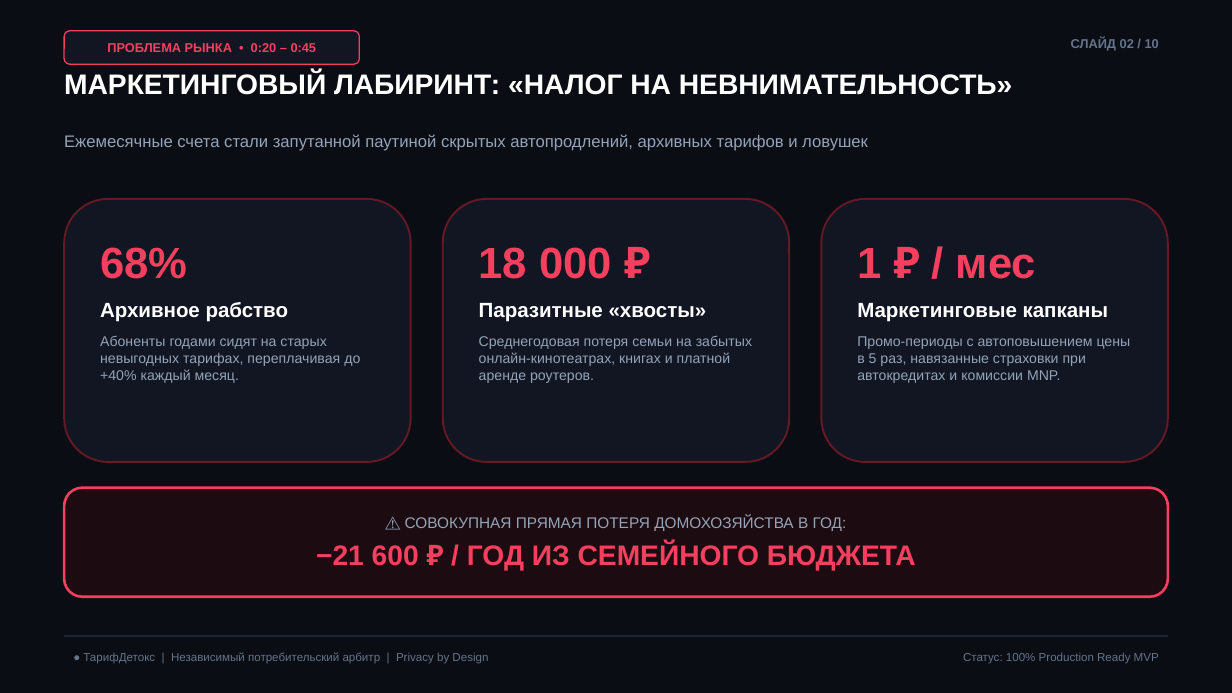
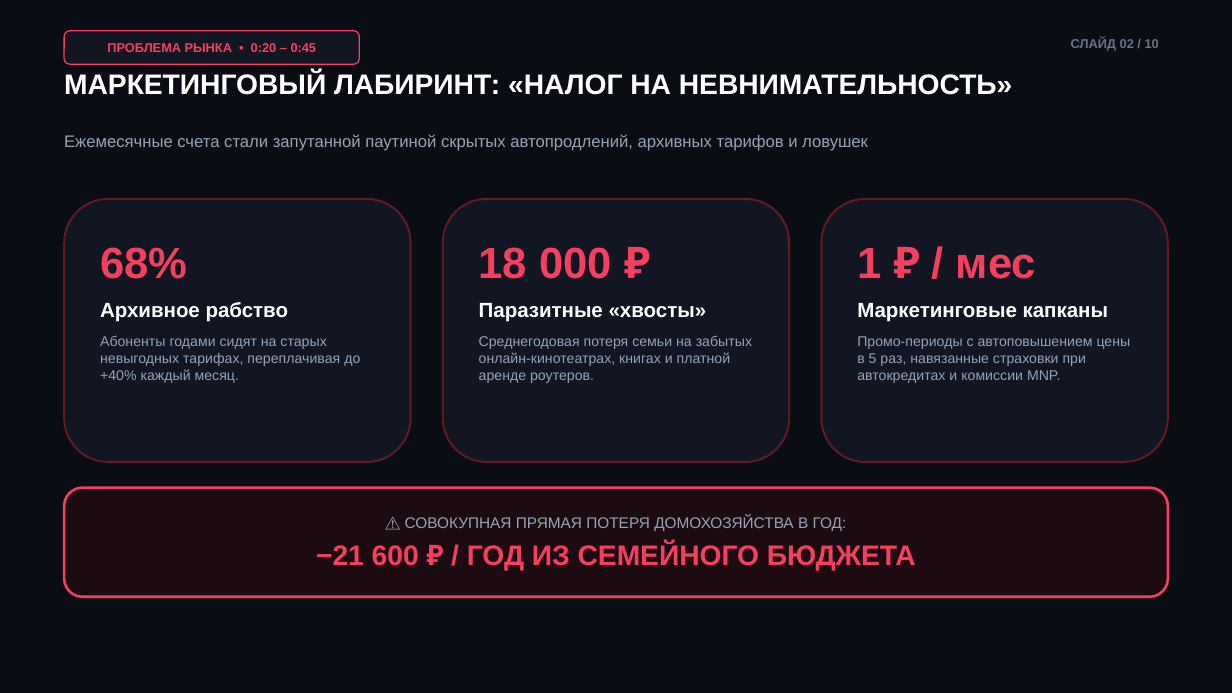
Before and after one commit to artboi5436-svg/nepereplachivay, a slide deck: slide 2 of competition_pitch.pptx. Drawn at 1232x693 pixels with LibreOffice and Linux fonts; fonts in the diff are those of the drawing. Boxes give left, top, right and bottom in pixels: in the first picture for what was removed or moved away, otherwise in the second. Text is boxed around its words. In the diff, an @@ line names an element or a change of style, - is before the commit and + after.

```diff
--- a/competition_pitch.pptx
+++ b/competition_pitch.pptx
@@ rectangle removed at bbox=[64, 636, 1167, 637] @@
@@ text removed at bbox=[83, 652, 488, 664] @@
-● ТарифДетокс | Независимый потребительский арбитр | Privacy by Design
@@ text removed at bbox=[963, 653, 1159, 663] @@
-Статус: 100% Production Ready MVP
```
Also in this commit, not shown: 9 other slides changed, 14 other files.
